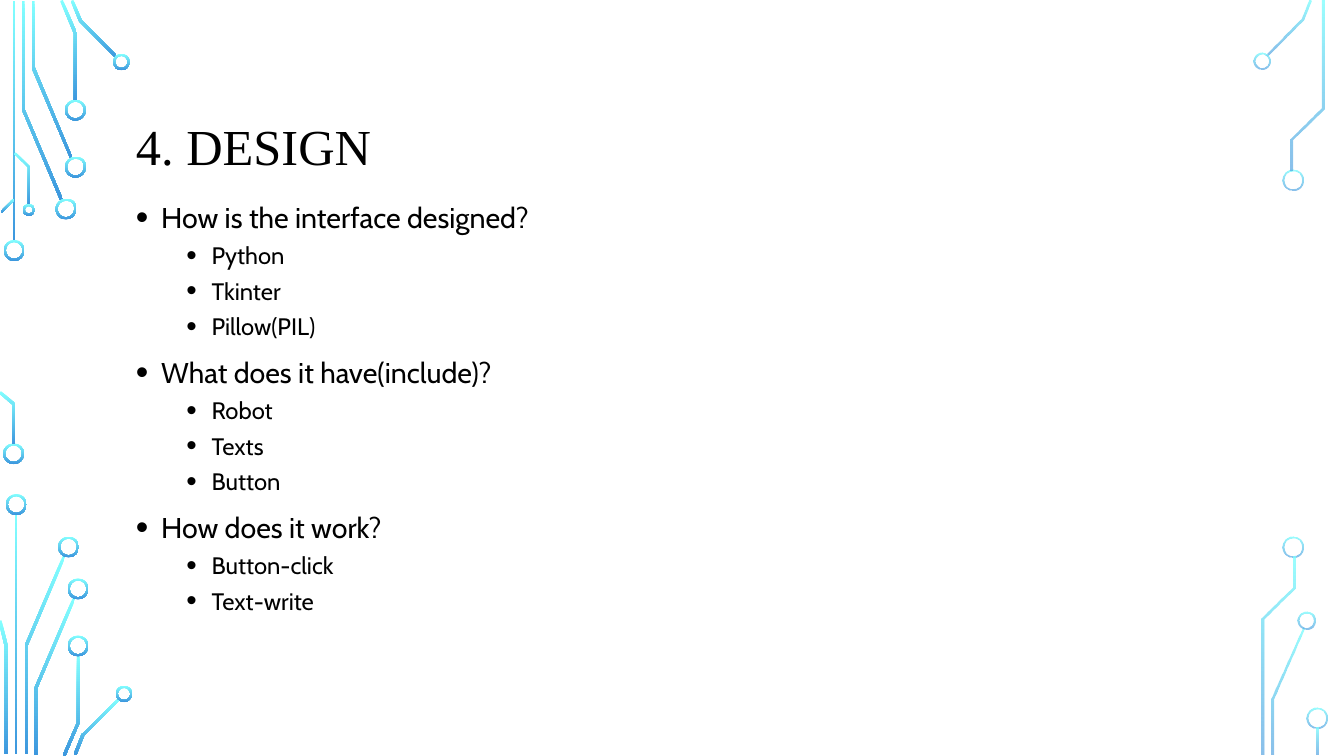
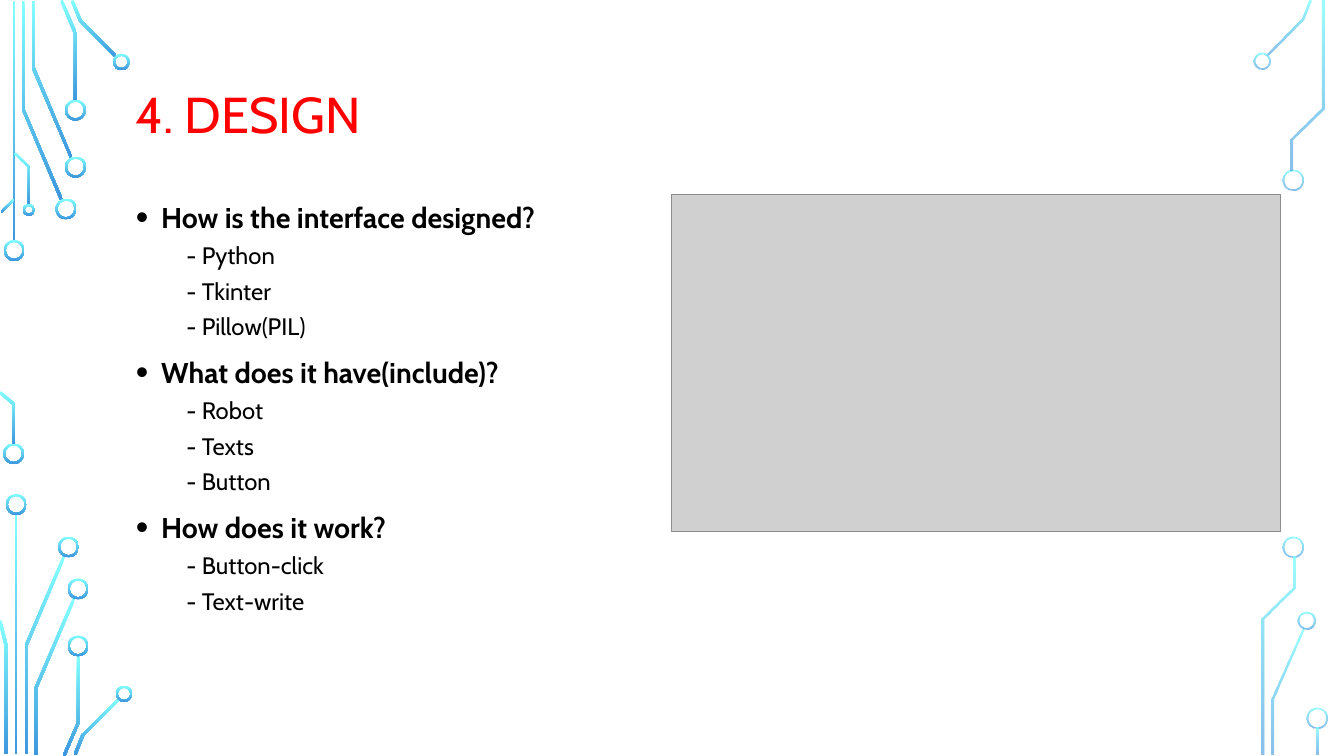
Before and after one commit to VNeseTalkingBush/IIT_asm_3, a slide deck: slide 5 of Group6_IIT_A3_Presentation.pptx. Drawn at 1344x756 pixels with LibreOffice and Linux fonts; fonts in the diff are those of the drawing; grey boxes stand for pictures; background and template pictures are left out. Boxes give left, top, right and bottom in pixels: in the first picture for what was removed or moved away, otherwise in the second. Text is boxed around its words. In the diff, an @@ line names an element or a change of style, - is before the commit and + after.

```diff
--- a/Group6_IIT_A3_Presentation.pptx
+++ b/Group6_IIT_A3_Presentation.pptx
@@ title "4. DESIGN": place and size @@
-title "4. DESIGN" at (136, 131, 371, 166)
+title "4. DESIGN" at (136, 97, 361, 134)
@@ title "4. DESIGN" at (136, 97, 361, 134): font Times New Roman to Cabin, text colour #000000 to #FF0000 @@
@@ text at (161, 206, 535, 539): bold on in "How is the interface designed?", "What does it have(include)?", "How does it work?" @@
@@ picture added at (671, 195, 1280, 531) @@
@@ text at (202, 246, 306, 339): text changed @@
-  • Python
-  • Tkinter
-  • Pillow(PIL)
+  - Python
+  - Tkinter
+  - Pillow(PIL)
@@ text at (202, 401, 271, 491): text changed @@
-  • Robot
-  • Texts
-  • Button
+  - Robot
+  - Texts
+  - Button
@@ text at (202, 556, 324, 611): text changed @@
-  • Button-click
-  • Text-write
+  - Button-click
+  - Text-write
```
Also in this commit, not shown: 5 other slides changed, 1 slide added, 1 slide removed.
